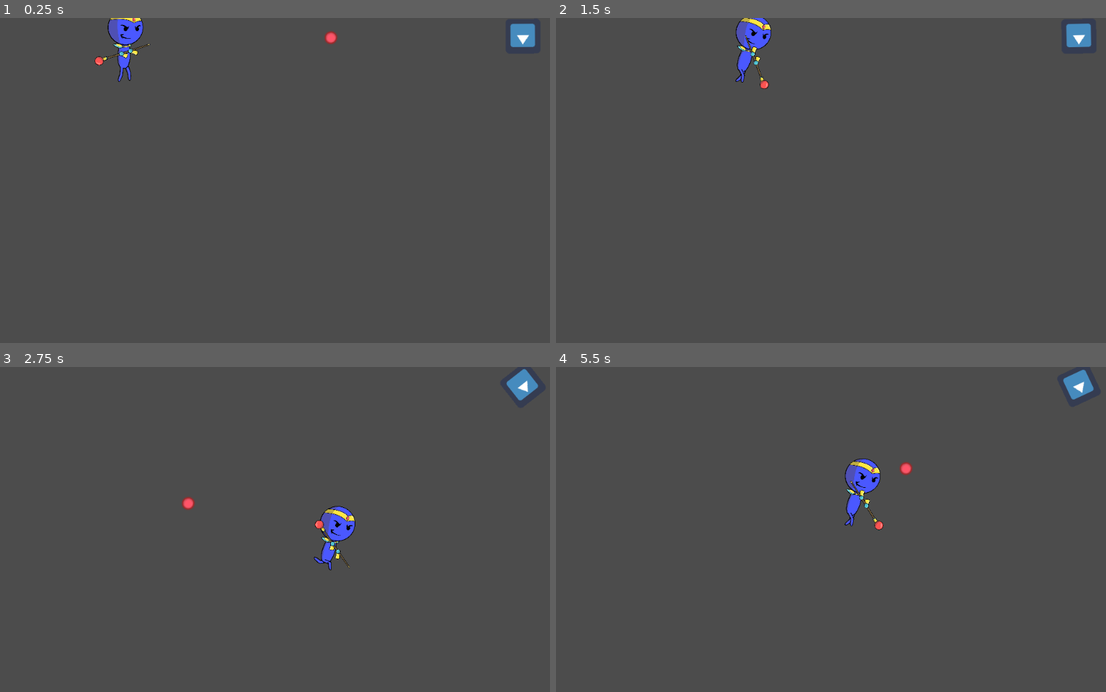
Above: before the commit, frames 1-4 (two rows, left to right).
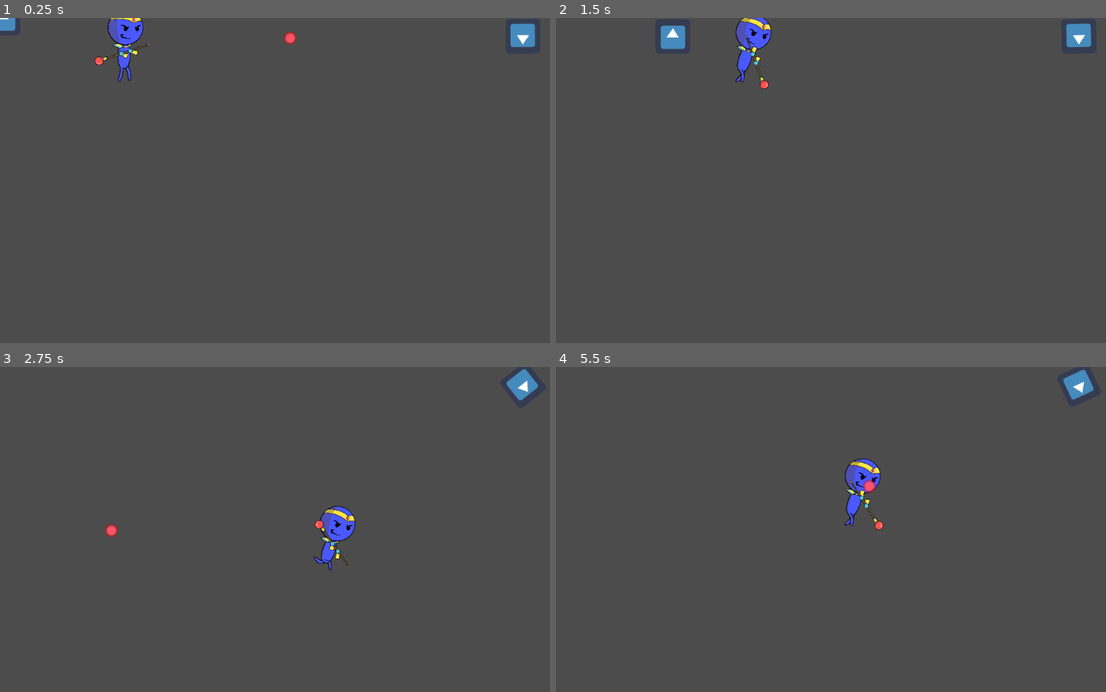
Above: after the commit, the same moments.

Repository: harchrisdytian/SUNY_Wowie_jam_2021
Game: Godot game, scene res://test_levels/Dale Test.tscn
Two runs of this game, one before a commit and one after it. Both use one fixed random seed, a clock stepped at 60 frames per second and the inputs below. The project has no main scene, so this scene is started directly. The engine's default icon, where the game draws it, is replaced by a stand-in: a white triangle on a blue panel in a dark square.
Inputs (mouse positions are in pixels of both pictures, inside the frame that each line leads up to):
- Up to frame 1 (0.25 s): no input
- Up to frame 2 (1.5 s): move the mouse to (957, 164) at 0.52 s; hold D (right) 0.53-1.28 s; click (957, 164) at 0.67 s; move the mouse to (721, 196) at 1.27 s; hold S (backwards) from 1.28 s (still down); click (721, 196) at 1.42 s
- Up to frame 3 (2.75 s): move the mouse to (335, 458) at 2.02 s; release S (backwards) at 2.03 s; hold D (right) from 2.03 s (still down); click (335, 458) at 2.17 s
- Up to frame 4 (5.5 s): move the mouse to (809, 594) at 2.77 s; release D (right) at 2.78 s; hold W (forward) 2.78-3.53 s; click (809, 594) at 2.92 s; move the mouse to (1001, 578) at 3.52 s; hold A (left) 3.53-5.03 s; click (1001, 578) at 3.67 s; move the mouse to (666, 480) at 4.27 s; click (666, 480) at 4.42 s; move the mouse to (864, 529) at 5.02 s; hold S (backwards) from 5.03 s (still down); click (864, 529) at 5.17 s

The runs differ from the first frame. In frame 1, 0.3% of the frame differs, in the area x 0-62%, y 0-9%; in frame 2, 0.3%, in the area x 18-24%, y 2-10%; in frame 3, 0.2%; in frame 4, 0.2%.

Commit message:
Made exploding feature for suicide bomber

Diff:
--- a/Development/Enemies/Suicidebomber.gd
+++ b/Development/Enemies/Suicidebomber.gd
@@ -18,6 +18,7 @@
 
 
 func _physics_process(delta):
+	explode()
 	match state:
 		IDLE:
 			velocity = velocity.move_toward(Vector2.ZERO, friction * delta)
@@ -40,3 +41,10 @@
 
 func take_damage(value):
 	Health = clamp(Health - value, 0 ,100)
+
+func explode():
+	for idx in range(get_slide_count()):
+		var collision = get_slide_collision(idx)
+		if collision.collider.is_in_group("Player"):
+			print("imma blow you up")
+			queue_free()
--- a/Development/Enemies/Turret.gd
+++ b/Development/Enemies/Turret.gd
@@ -24,7 +24,7 @@
 
 func shoot():
 	if can_shoot:
-		emit_signal("shoot", EnemyBullet, $Position2D.global_position, Vector2(20,0).rotated(rotation))
+		emit_signal("shoot", EnemyBullet, $Position2D.global_position, Vector2(25,0).rotated(rotation))
 		print("shooting")
 		$Shoottimer.start()
 		can_shoot = false
--- a/Development/test_levels/Dale Test.tscn
+++ b/Development/test_levels/Dale Test.tscn
@@ -10,7 +10,6 @@
 script = ExtResource( 5 )
 
 [node name="Suicidebomber" parent="." instance=ExtResource( 1 )]
-visible = false
 position = Vector2( 0, -0.397217 )
 
 [node name="Player" parent="." instance=ExtResource( 2 )]
